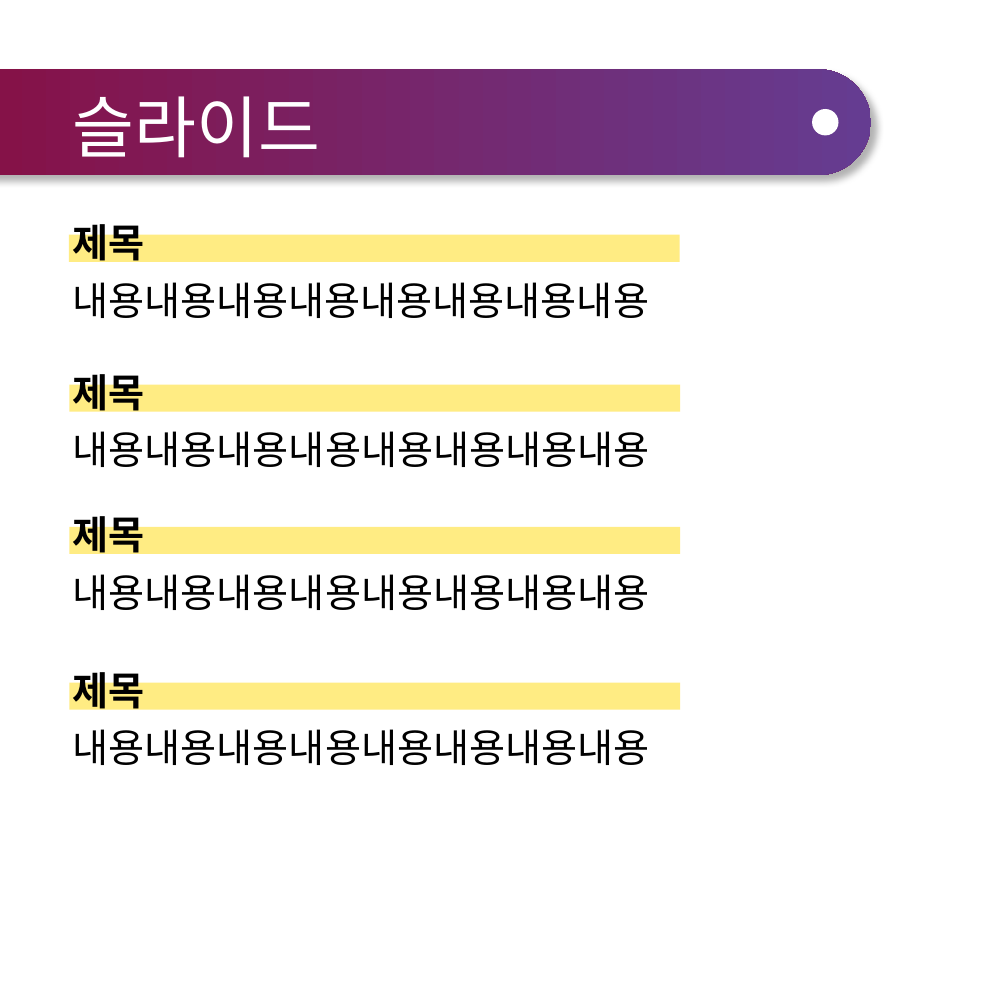
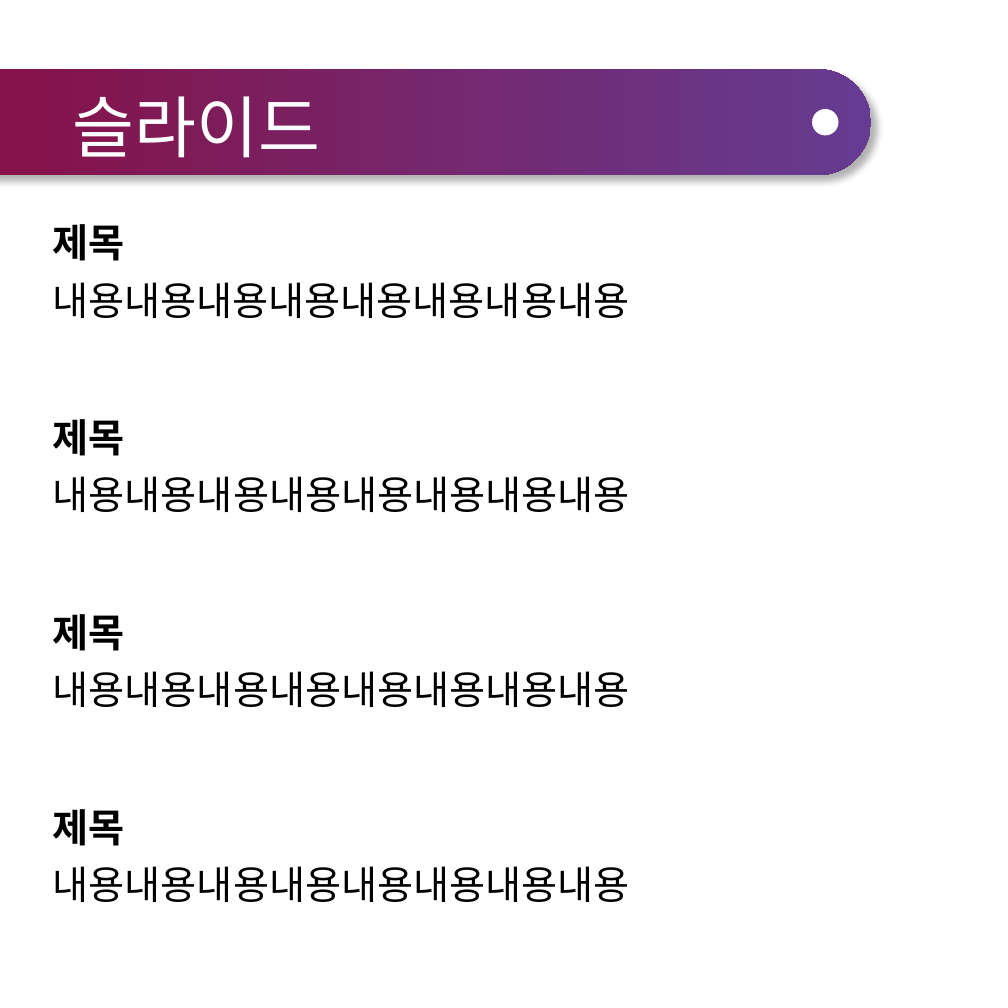
Before and after one commit to Ujin-Heo/kuci-automation, a slide deck: slide 2 of backend/template.pptx. Drawn at 1008x1008 pixels with LibreOffice and Linux fonts; fonts in the diff are those of the drawing; background and template pictures are left out. Boxes give left, top, right and bottom in pixels: in the first picture for what was removed or moved away, otherwise in the second. Text is boxed around its words. In the diff, an @@ line names an element or a change of style, - is before the commit and + after.

Commit message:
ppt_maker.py 완성: 한 슬라이드 당 article 4개씩 배치
template ppt도 수정함. 이 template ppt를 기준으로 삼으면 될 듯

```diff
--- a/backend/template.pptx
+++ b/backend/template.pptx
@@ text "제목" rewrapped from (72, 217, 144, 268) to (52, 224, 124, 261) @@
@@ rectangle removed at (69, 235, 680, 262) @@
@@ text "내용내용내용내용내용내용내용내용": place and size @@
-text "내용내용내용내용내용내용내용내용" at (72, 282, 649, 318)
+text "내용내용내용내용내용내용내용내용" at (52, 282, 629, 318)
@@ rectangle removed at (69, 385, 680, 412) @@
@@ text "제목" rewrapped from (73, 367, 145, 418) to (53, 419, 125, 456) @@
@@ text "내용내용내용내용내용내용내용내용": place and size @@
-text "내용내용내용내용내용내용내용내용" at (73, 431, 650, 467)
+text "내용내용내용내용내용내용내용내용" at (53, 476, 630, 512)
@@ rectangle removed at (69, 527, 680, 554) @@
@@ text "제목" rewrapped from (73, 665, 145, 716) to (53, 614, 125, 651) @@
@@ text "내용내용내용내용내용내용내용내용": place and size @@
-text "내용내용내용내용내용내용내용내용" at (73, 729, 650, 765)
+text "내용내용내용내용내용내용내용내용" at (53, 671, 630, 707)
@@ rectangle removed at (69, 683, 680, 710) @@
@@ text "제목" rewrapped from (73, 509, 145, 560) to (53, 809, 125, 846) @@
@@ text "내용내용내용내용내용내용내용내용": place and size @@
-text "내용내용내용내용내용내용내용내용" at (73, 574, 650, 610)
+text "내용내용내용내용내용내용내용내용" at (53, 866, 630, 902)
```
Also in this commit, not shown: 1 other slide changed, 4 other files.
